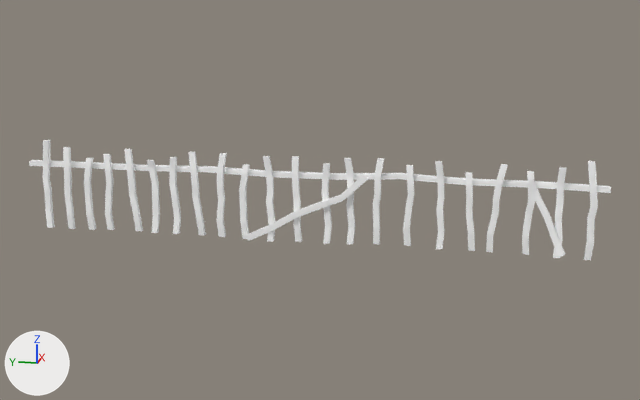
A saved change to the glTF model assets/models/fencelong.gltf.
The view is the same before and after, from a camera (50 mm lens) standing at (-43.4, -29.1, 7.1) and looking at (-12.6, -22.9, -0.6). Arrows for +X, +Y and +Z are at lower left; the lights stay in place. The older version comes first. Where no turn or scale is listed for an object, it has been applied to the vertices.

Script lines for the objects in view, before the commit:
```python
ob_long_pole = bpy.data.objects.new('Long_Pole', me_long_pole)
ob_long_pole.parent = ob_fencelong
ob_long_pole.location = (0.228, -0.649, 2.456)
ob_long_pole.rotation_euler = (0.0, -1.571, 0.0)  # degrees (0, -90, 0)
ob_long_pole.scale = (0.211, 1.0, 1.0)
ob_pcube22 = bpy.data.objects.new('pCube22', me_pcube22)
ob_pcube22.location = (-12.63, -18.23, -0.58)
ob_pcube23 = bpy.data.objects.new('pCube23', me_pcube23)
ob_pcube23.location = (-12.72, -13.13, -0.58)
ob_pcube25 = bpy.data.objects.new('pCube25', me_pcube25)
ob_pcube25.location = (-12.9, -21.11, -0.58)
ob_pcube28 = bpy.data.objects.new('pCube28', me_pcube28)
ob_pcube28.location = (-12.72, -29.24, -0.58)
ob_pcube32 = bpy.data.objects.new('pCube32', me_pcube32)
ob_pcube32.location = (-12.51, -26.09, -0.58)
ob_pcube36 = bpy.data.objects.new('pCube36', me_pcube36)
ob_pcube36.location = (-12.52, -25.02, -0.58)
ob_pcube41 = bpy.data.objects.new('pCube41', me_pcube41)
ob_pcube41.location = (-12.72, -12.26, -0.58)
ob_pcube42 = bpy.data.objects.new('pCube42', me_pcube42)
ob_pcube42.location = (-12.92, -31.31, -0.58)
# also in view: 'pCube39' at (-12.7, -14.8, -0.7); 'pCube21' at (-12.6, -15.7, -0.6); 'pCube20' at (-12.7, -14.0, -0.8); 'pCube26' at (-12.7, -24.1, -0.6); 'pCube31' at (-12.8, -30.3, -0.7)
```
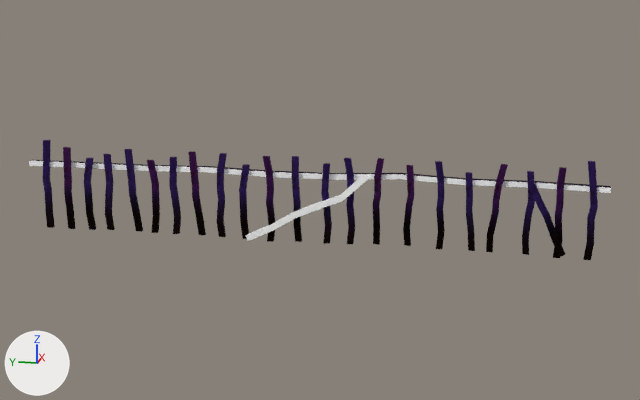
The newer file is also turned or shifted as a whole; pictures and numbers use the older file's frame.

Boxes (x1, y1, x2, y2) around the edits, measured in the pictures (640 x 400 px):
'Long_Pole', surface changed
    both: (29, 160, 611, 193)
'pCube40', surface changed (white to purple)
    both: (583, 161, 598, 260)
'pCube41', surface changed (white to purple)
    both: (43, 140, 55, 228)
'pCube23', surface changed (darker)
    both: (63, 147, 76, 229)
'pCube22', surface changed (darker)
    both: (188, 151, 206, 235)
'pCube21', surface changed (darker)
    both: (124, 149, 143, 232)
'pCube28', surface changed (darker)
    both: (486, 164, 508, 253)
'pCube24', surface changed (white to purple)
    both: (217, 153, 227, 237)
'pCube36', surface changed (darker)
    both: (373, 158, 384, 245)
'pCube30', surface changed (darker)
    both: (527, 179, 565, 258)
'pCube27', surface changed (darker)
    both: (435, 161, 445, 249)
'pCube25', surface changed (white to purple)
    both: (263, 156, 275, 242)
'pCube39', surface changed (white to purple)
    both: (103, 154, 115, 230)
'pCube34', surface changed (darker)
    both: (292, 156, 302, 242)
'pCube42', surface changed (white to purple)
    both: (553, 167, 567, 258)
'pCube38', surface changed (white to purple)
    both: (169, 157, 181, 234)
'pCube32', surface changed (darker)
    both: (403, 165, 414, 246)
'pCube26', surface changed (white to purple)
    both: (344, 158, 355, 244)
'pCube29', surface changed (darker)
    both: (466, 172, 475, 251)
'pCube19', surface changed (darker)
    both: (147, 160, 160, 233)
'pCube20', surface changed (darker)
    both: (84, 158, 96, 230)
'pCube37', surface changed (darker)
    both: (239, 164, 250, 239)
'pCube33', surface changed (white to purple)
    both: (321, 163, 332, 244)
'pCube31', surface changed (darker)
    both: (522, 171, 535, 255)

Edits to the bpy script that builds the scene:
```text
Add img_fence_png:
    img_fence_png = load_image('fence.png', '../textures/fence.png', 1024, 512, 'sRGB')
Add img_fencepurple_png:
    img_fencepurple_png = load_image('fencepurple.png', '../textures/fencepurple.png', 1024, 512, 'sRGB')
Add img_fencered_png:
    img_fencered_png = load_image('fencered.png', '../textures/fencered.png', 1024, 512, 'sRGB')
Add img_fence2_png:
    img_fence2_png = load_image('fence2.png', '../textures/fence2.png', 1024, 1024, 'sRGB')
Change mat_fence2:
    remove mat_fence2.base_color = (1.0, 1.0, 1.0)  # white #ffffff
    add mat_fence2.texture = img_fence2_png
Change mat_fencered:
    remove mat_fencered.base_color = (1.0, 1.0, 1.0)  # white #ffffff
    add mat_fencered.texture = img_fencered_png
Change mat_fencepurple:
    remove mat_fencepurple.base_color = (1.0, 1.0, 1.0)  # white #ffffff
    add mat_fencepurple.texture = img_fencepurple_png
Change mat_fence:
    remove mat_fence.base_color = (1.0, 1.0, 1.0)  # white #ffffff
    add mat_fence.texture = img_fence_png
```
